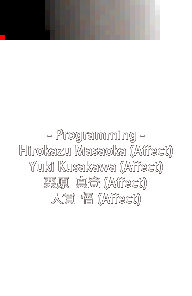
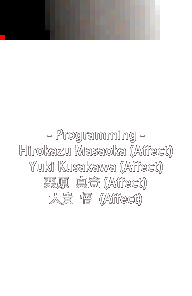
Layered file, before and after one edit (192 x 296). Changes by layer:
painted on "- Programming - Hirokazu Masaoka (Affect) Yuki Kusakawa (Affect" over [left=49, top=192, right=142, bottom=206]
